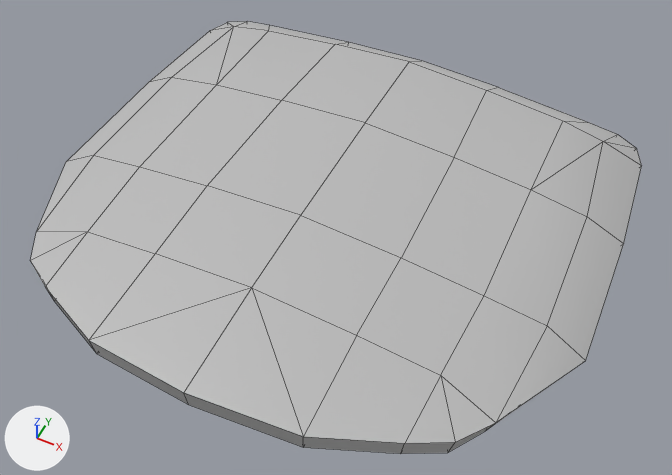
The FBX model Assets/Mesh/DISCMAN_TAPA.fbx: old version first, new version second.
Before and after are seen from a camera (50 mm lens) standing at (0.0658, -0.1802, 0.1461) and looking at (0.0047, -0.058, -0.0067). The axes (+X, +Y, +Z) are drawn at lower left. The lights are the same throughout. Mesh edges are drawn as thin lines. Where no turn or scale is listed for an object, it has been applied to the vertices.

Objects in the first picture: 'DISCMAN_TAPA'.
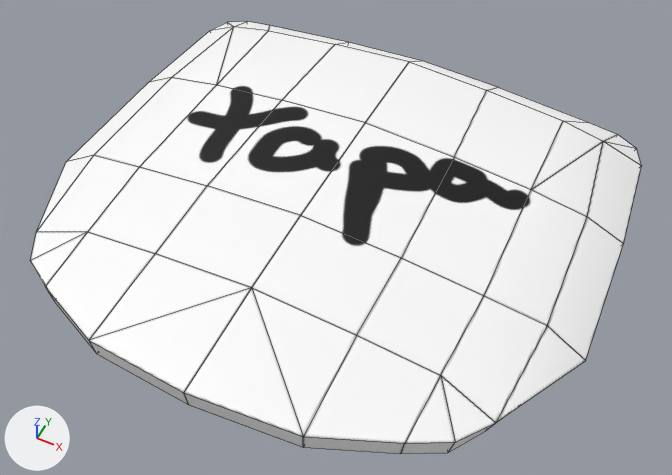
Commit message: Cambio tapa Discman.

Edits to the scene script, one JSON object a line:
```json
{"op": "add", "block": "img_discman_jpg", "code": ["img_discman_jpg = load_image('DISCMAN.jpg', '../Textures/DISCMAN.jpg', 2048, 2048, 'sRGB')"]}
{"op": "remove", "block": "mat_discman_mat", "code": "mat_discman_mat.base_color = (0.5, 0.5, 0.5)  # grey #bcbcbc"}
{"op": "add", "block": "mat_discman_mat", "code": "mat_discman_mat.texture = img_discman_jpg"}
{"block": "me_mesh", "where": "me_mesh.from_pydata(...)  # 100 vertices, 116 faces; spans x -0.0631..0.0631, y -0.1104..0.0, z -0.0108..0.0057"}
{"block": "me_mesh", "where": "# used by ob_discman_tapa; location = (0.0, 0.0, 0.0)"}
{"block": "me_mesh", "change": "me_mesh part 1: texture (UV) coordinates of 116 of 116 faces, centred in x -0.0611..0.0612, y -0.1089..-0.0011, z -0.0083..0.0049, changed; they spanned u 0.0..1.0, v 0.0..0.98 and now span u 0.01..0.76, v 0.01..0.37"}
```

Location of each change, (x1, y1, x2, y2) in pixels of the pictures (672 x 475 px):
```json
{"object": "DISCMAN_TAPA", "change": "surface changed", "before": [30, 21, 642, 454], "after": [30, 21, 642, 454], "on screen": "grey to white"}
```
